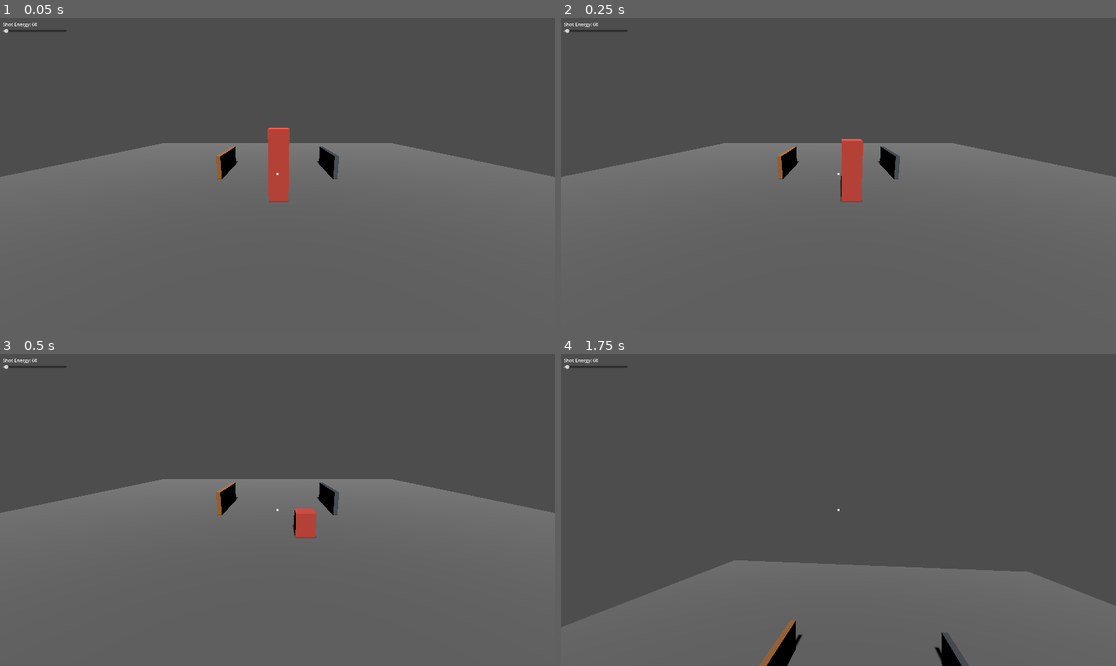
Above: before the commit, frames 1-4 (two rows, left to right).
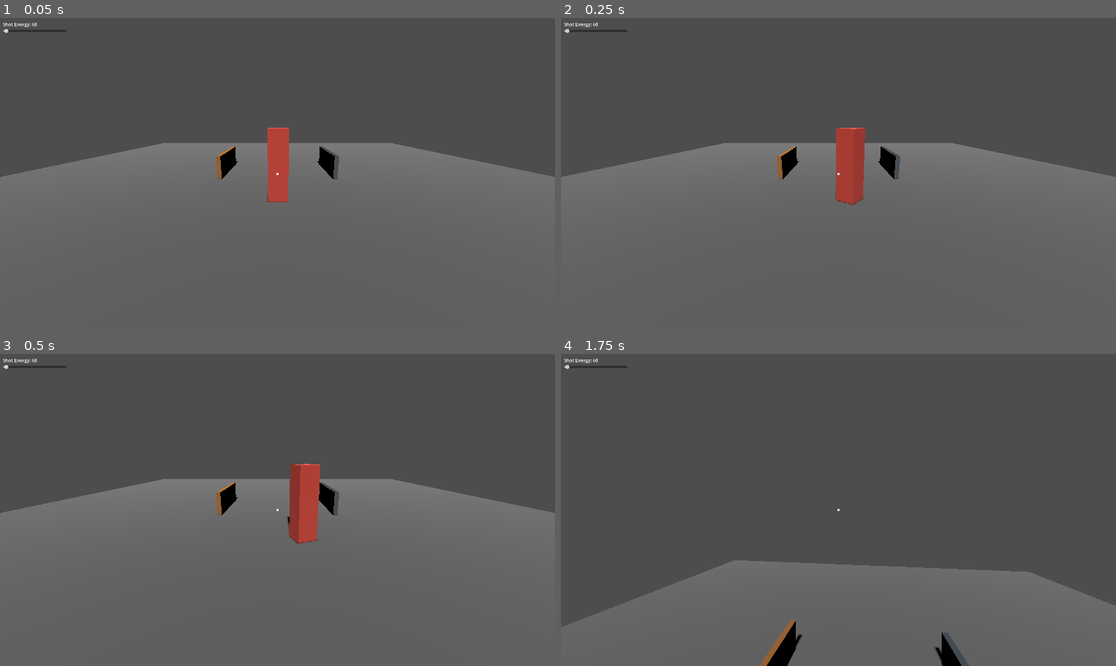
Above: after the commit, the same moments.

Repository: shisatum/clean-cuts
Game: Godot game, scene res://scenes/main.tscn
Same seed, same stepped clock (60 frames per second), same inputs: the game is played once before the commit and once after it.
Inputs (mouse positions are in pixels of both pictures, inside the frame that each line leads up to):
- Up to frame 1 (0.05 s): no input
- Up to frame 2 (0.25 s): no input
- Up to frame 3 (0.5 s): no input
- Up to frame 4 (1.75 s): tap Enter at 0.5 s; move the mouse to (866, 510) at 0.52 s; hold E 0.53-1.28 s; hold W from 0.53 s (still down); click (866, 510) at 0.67 s; move the mouse to (810, 510) at 1.27 s; tap Q at 1.35 s

The runs differ from the first frame. In frame 1, less than 0.1% of the frame differs, in the area x 48-53%, y 35-60%; in frame 2, 0.8%; in frame 3, 1.1%, in the area x 51-58%, y 35-61%; in frame 4, nothing differs.

Commit message:
Fix enemy falling through floor: pre-define CollisionShape3D in scene file
Jolt defers collision shape registration for dynamic RigidBody3D by one physics
step when shapes are added via add_child() in _ready(). A resting body falls
through the floor during that first step. Frozen bodies (planks) are treated as
static by Jolt so get immediate registration — which is why they worked fine.

Fix: add BoxShape3D + CollisionShape3D directly to enemy.tscn so Jolt sees the
shape at body-creation time. Update _init_colliders() to skip creating a physics
box shape if one already exists as a scene-defined child; dynamically spawned
fragments (which have no scene shape) still create theirs programmatically.

Co-Authored-By: Claude Sonnet 4.6 <noreply@anthropic.com>

Diff:
--- a/scenes/enemy.tscn
+++ b/scenes/enemy.tscn
@@ -6,6 +6,9 @@
 [sub_resource type="StandardMaterial3D" id="MatEnemy"]
 albedo_color = Color(0.75, 0.25, 0.2, 1)
 
+[sub_resource type="BoxShape3D" id="BodyShape"]
+size = Vector3(0.5, 1.8, 0.5)
+
 [node name="Enemy" type="RigidBody3D"]
 collision_layer = 1
 collision_mask = 1
@@ -13,6 +16,9 @@
 material_data = ExtResource("2")
 body_material = SubResource("MatEnemy")
 
+[node name="BodyCollision" type="CollisionShape3D" parent="Enemy"]
+shape = SubResource("BodyShape")
+
 [node name="Csg" type="CSGCombiner3D" parent="Enemy"]
 
 [node name="Body" type="CSGBox3D" parent="Enemy/Csg"]
--- a/scripts/destructible_body.gd
+++ b/scripts/destructible_body.gd
@@ -50,11 +50,18 @@
 	call_deferred("_rebuild_collision")
 
 func _init_colliders() -> void:
-	var col       := CollisionShape3D.new()
-	var box_shape := BoxShape3D.new()
-	box_shape.size = body_size
-	col.shape = box_shape
-	add_child(col)
+	# Scene-placed bodies (enemies, future scene objects) should define a
+	# CollisionShape3D directly in the scene file so Jolt registers it at
+	# body-creation time rather than deferred. Dynamically spawned fragments
+	# have no scene shape, so we create one here.
+	var has_phys_shape: bool = get_children().any(
+		func(c: Node) -> bool: return c is CollisionShape3D)
+	if not has_phys_shape:
+		var col       := CollisionShape3D.new()
+		var box_shape := BoxShape3D.new()
+		box_shape.size = body_size
+		col.shape = box_shape
+		add_child(col)
 	var ray_area := Area3D.new()
 	ray_area.collision_layer = 2
 	ray_area.collision_mask  = 0
